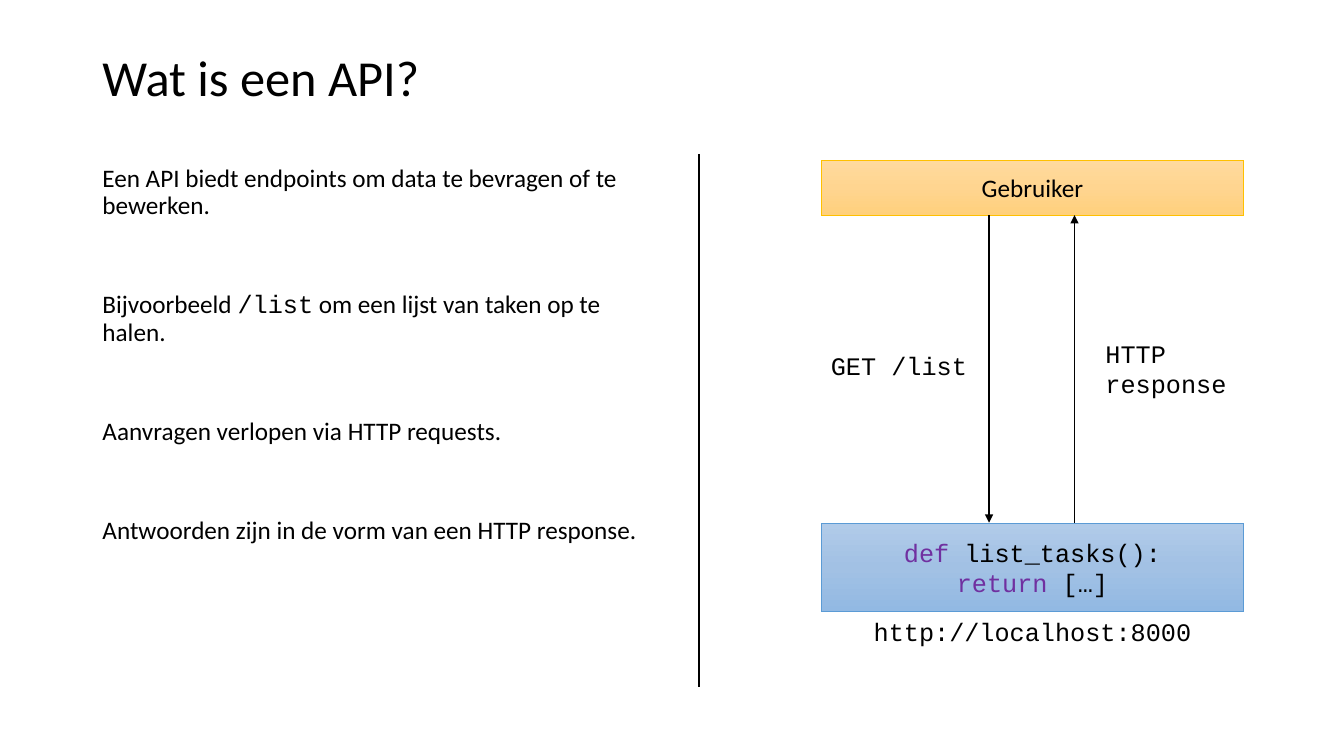
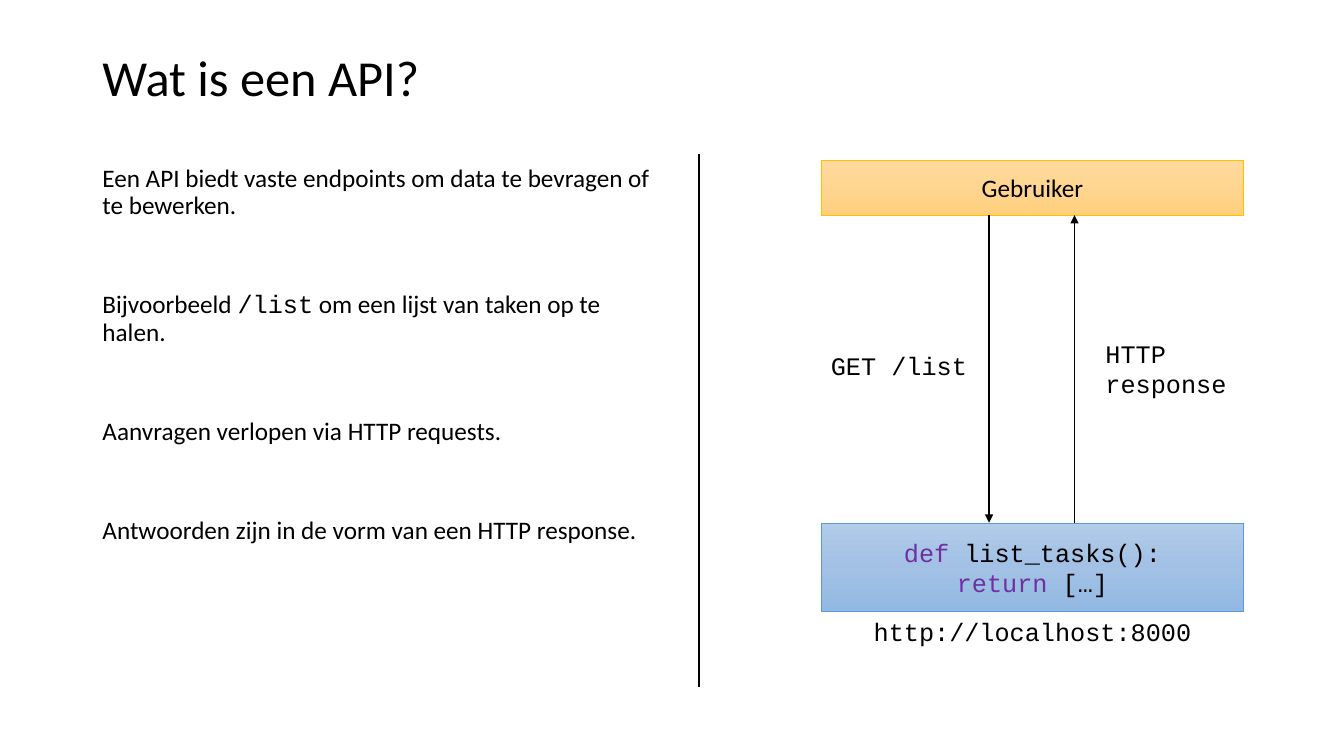
Before and after one commit to LFKoning/knowledge-sharing, a slide deck: slide 19 of python_course_4p/4_api_app/4_api_app.pptx (slide 20 before the commit). Drawn at 1344x756 pixels with LibreOffice and Linux fonts; fonts in the diff are those of the drawing. Boxes give left, top, right and bottom in pixels: in the first picture for what was removed or moved away, otherwise in the second. Text is boxed around its words. In the diff, an @@ line names an element or a change of style, - is before the commit and + after.

```diff
--- a/python_course_4p/4_api_app/4_api_app.pptx
+++ b/python_course_4p/4_api_app/4_api_app.pptx
@@ text at [102,169,649,214]: text changed @@
-Een API biedt endpoints om data te bevragen of te bewerken.
+Een API biedt vaste endpoints om data te bevragen of te bewerken.
```
Also in this commit, not shown: 10 other slides changed, 7 slides added, 1 slide removed, 11 other files.
